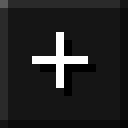
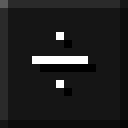
The second 128×128 image is a revision of the first. Changes to its layers:
painted on "Icon" over bbox(56, 40, 64, 80)
